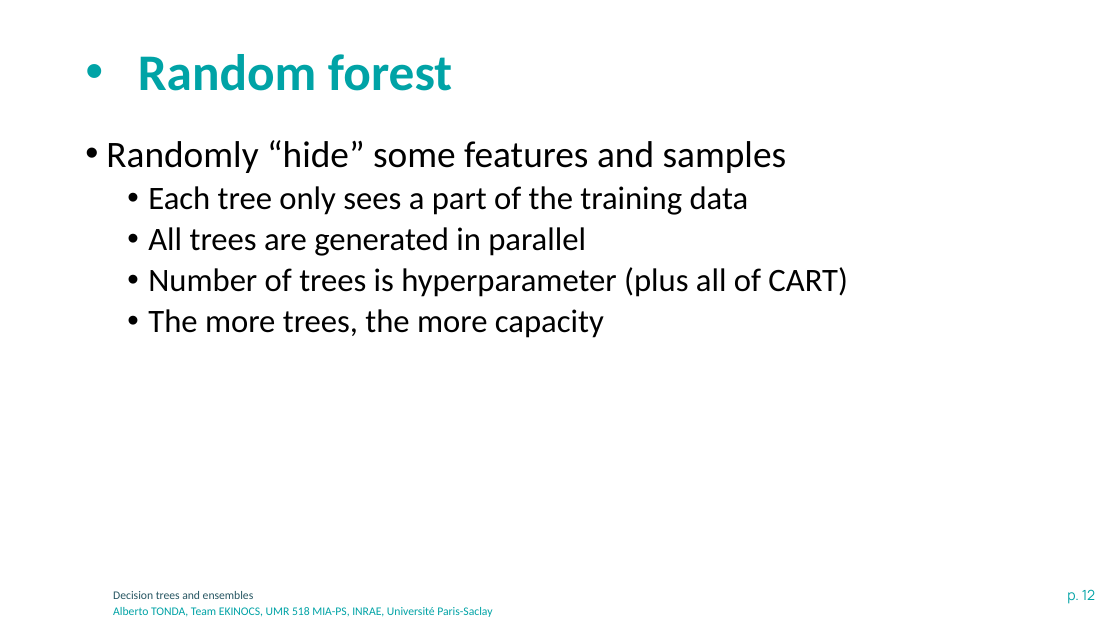
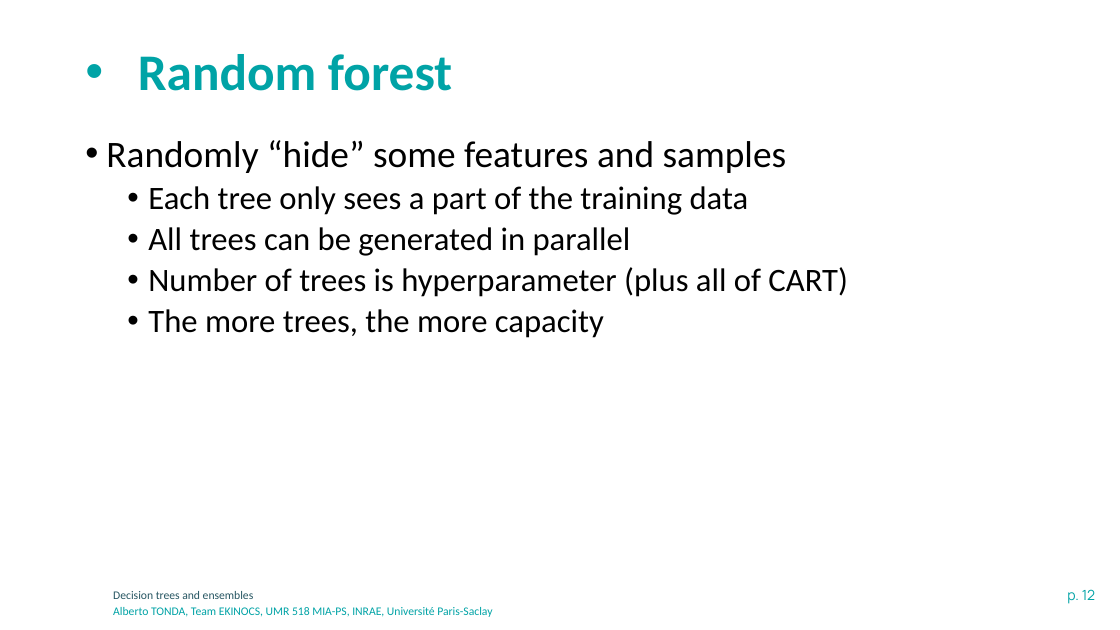
Before and after one commit to albertotonda/teaching, a slide deck: slide 12 of optimization-methods-for-artificial-intelligence/ml-decision-trees-ensembles.pptx. Drawn at 1120x630 pixels with LibreOffice and Linux fonts; fonts in the diff are those of the drawing; background and template pictures are left out. Boxes give left, top, right and bottom in pixels: in the first picture for what was removed or moved away, otherwise in the second. Text is boxed around its words. In the diff, an @@ line names an element or a change of style, - is before the commit and + after.

```diff
--- a/optimization-methods-for-artificial-intelligence/ml-decision-trees-ensembles.pptx
+++ b/optimization-methods-for-artificial-intelligence/ml-decision-trees-ensembles.pptx
@@ text at <box>148,227,631,256</box>: text changed @@
-  • All trees are generated in parallel
+  • All trees can be generated in parallel
```
Also in this commit, not shown: 5 other slides changed, 14 other files.
